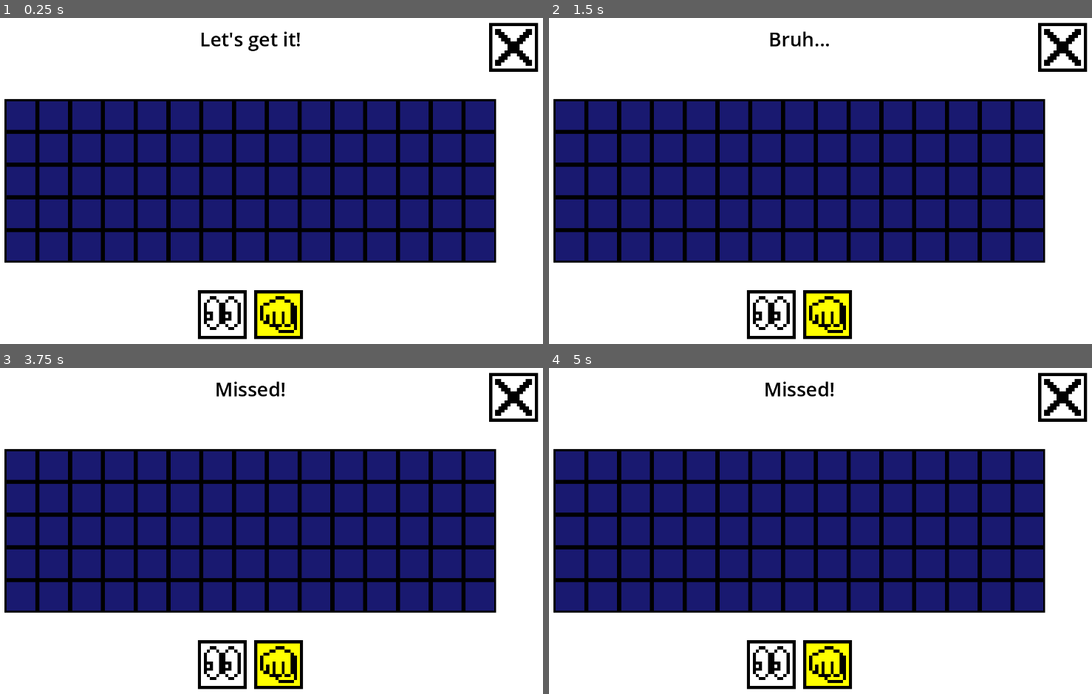
Above: before the commit, frames 1-4 (two rows, left to right).
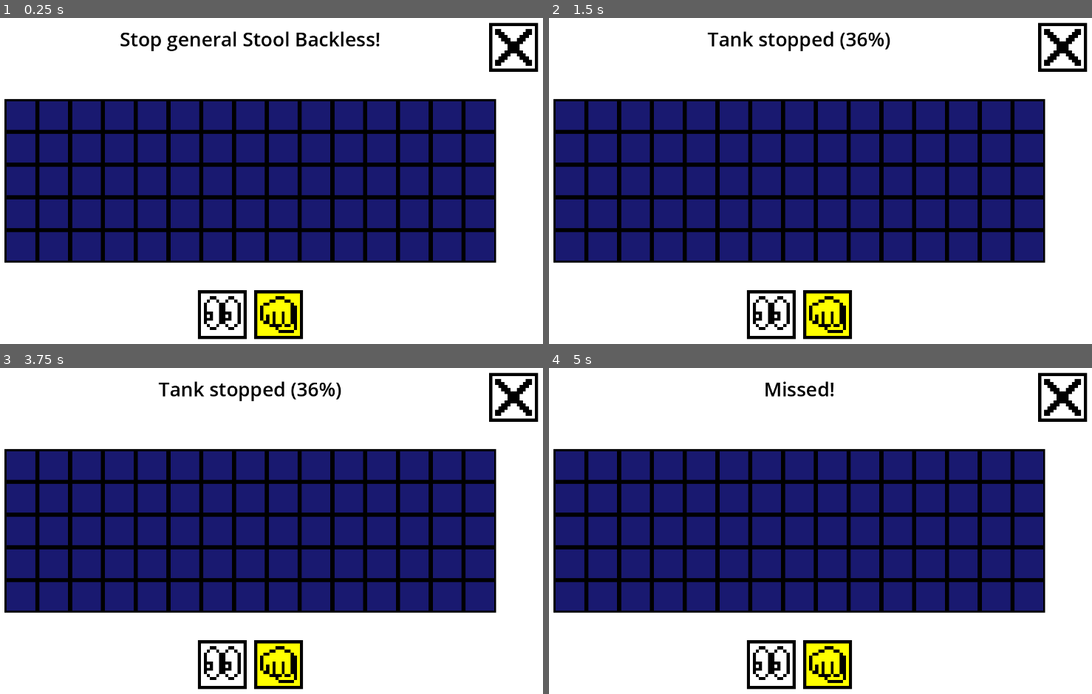
Above: after the commit, the same moments.

Repository: Zheltog/world-of-chunks
Game: Godot game, scene res://Scenes/main.tscn
Two runs of this game, one before a commit and one after it. Both use one fixed random seed, a clock stepped at 60 frames per second and the inputs below.
Inputs (mouse positions are in pixels of both pictures, inside the frame that each line leads up to):
- Up to frame 1 (0.25 s): no input
- Up to frame 2 (1.5 s): click (570, 115) at 0.52 s; click (570, 115) at 1.27 s
- Up to frame 3 (3.75 s): click (21, 465) at 2.02 s; tap Enter at 2.75 s; tap Space at 3.5 s
- Up to frame 4 (5 s): tap Enter at 4.25 s

The runs differ from the first frame. In frame 1, 1.1% of the frame differs, in the area x 22-70%, y 4-11%; in frame 2, 0.7%; in frame 3, 0.7%; in frame 4, nothing differs.

Commit message:
more dev-s for game cycle

Diff:
--- a/Scripts/EventBus.gd
+++ b/Scripts/EventBus.gd
@@ -8,3 +8,4 @@
 signal tank_stopped()
 signal tank_moved()
 signal tank_escaped()
+signal tank_damaged(remaining_hp: int)
--- a/Scripts/GameController.gd
+++ b/Scripts/GameController.gd
@@ -7,6 +7,13 @@
 @export var cells_num_ver: int
 @export var light_up_radius: int = 1
 @export var tank_stops_to_win: int = 3
+@export var tank_initial_stop_probability: int = 36
+@export var wheels_stop_probability_modifier: int = 10
+@export var body_stop_probability_modifier: int = 3
+@export var tower_stop_probability_modifier: int = 7
+@export var wheels_hit_probability: int = 50
+@export var body_hit_probability: int = 90
+@export var tower_hit_probability: int = 70
 
 
 var _field: Field
@@ -32,18 +39,26 @@
 	EventBus.tank_stopped.connect(_on_tank_stopped)
 	EventBus.tank_moved.connect(_on_tank_moved)
 	EventBus.tank_escaped.connect(_on_tank_escaped)
+	EventBus.tank_damaged.connect(_on_tank_damaged)
 
 	_field = get_node("Field")
 	_field.init(cells_num_hor, cells_num_ver)
 	_tank = Tank.new()
 	_tank.set_coordinates(cells_num_hor - 1, cells_num_ver - 1)
-	_tank.stop_probability = 25
+	_tank.stop_probability = tank_initial_stop_probability
+	_tank.wheels_stop_probability_modifier = wheels_stop_probability_modifier
+	_tank.body_stop_probability_modifier = body_stop_probability_modifier
+	_tank.tower_stop_probability_modifier = tower_stop_probability_modifier
+	_tank.wheels_hit_probability = wheels_hit_probability
+	_tank.body_hit_probability = body_hit_probability
+	_tank.tower_hit_probability = tower_hit_probability
+	_tank.init()
 	_label = get_node("Label")
 
 	_init_buttons()
 
 	_on_gun_button_pressed()
-	_print_new_message("Let's get it!")
+	_print_new_message("Stop general Stool Backless!")
 
 
 func _init_buttons():
@@ -111,6 +126,12 @@
 	_on_game_over()
 
 
+func _on_tank_damaged(remaining_hp: int):
+	if remaining_hp <= 0:
+		_print_new_message("Tank is destroyed! Victory!")
+		_on_game_over()
+
+
 func _try_light_up_cells(center: Coordinates):
 	_field.light_up_cells(center, light_up_radius)
 
--- a/Scripts/Tank.gd
+++ b/Scripts/Tank.gd
@@ -9,9 +9,15 @@
 
 var stop_probability: int
 var base_coordinates: Coordinates = Coordinates.new(0, 0)
+var wheels_stop_probability_modifier: int
+var body_stop_probability_modifier: int
+var tower_stop_probability_modifier: int
+var wheels_hit_probability: int
+var body_hit_probability: int
+var tower_hit_probability: int
 
 
-func _init():
+func init():
 	_init_tower()
 	_init_body()
 	_init_wheels()
@@ -29,7 +35,7 @@
 	var random = randi() % 100
 	var is_stop = random < stop_probability
 	if is_stop:
-		EventBus.new_message.emit("Bruh...")
+		EventBus.new_message.emit(str("Tank stopped (", stop_probability, "%)"))
 		EventBus.tank_stopped.emit()
 	else:
 		_move()
@@ -37,6 +43,12 @@
 
 func set_coordinates(x: int, y: int):
 	base_coordinates.reset(x, y)
+
+
+func on_hit(stop_probability_modifier: int):
+	stop_probability += stop_probability_modifier
+	var remaining_hp = _wheels.hp + _body.hp + _tower.hp
+	EventBus.tank_damaged.emit(remaining_hp)
 
 
 func _move():
@@ -63,8 +75,9 @@
 	_tower.relative_coordinates[3] = Coordinates.new(0, -3)
 	_tower.color = Color.YELLOW
 	_tower.parent = self
-	_tower.hp = 5
-	_tower.hit_probability = 50
+	_tower.hp = _tower.relative_coordinates.size()
+	_tower.hit_probability = tower_hit_probability
+	_tower.stop_probability_modifier = tower_stop_probability_modifier
 	_tower.part_name = "tower"
 
 
@@ -74,8 +87,9 @@
 	_body.relative_coordinates[1] = Coordinates.new(-1, -1)
 	_body.color = Color.GREEN
 	_body.parent = self
-	_body.hp = 6
-	_body.hit_probability = 75
+	_body.hp = _body.relative_coordinates.size()
+	_body.hit_probability = body_hit_probability
+	_body.stop_probability_modifier = body_stop_probability_modifier
 	_body.part_name = "body"
 
 
@@ -86,6 +100,7 @@
 	_wheels.relative_coordinates[2] = Coordinates.new(-2, 0)
 	_wheels.color = Color.RED
 	_wheels.parent = self
-	_wheels.hp = 4
-	_wheels.hit_probability = 25
+	_wheels.hp = _wheels.relative_coordinates.size()
+	_wheels.hit_probability = wheels_hit_probability
+	_wheels.stop_probability_modifier = wheels_stop_probability_modifier
 	_wheels.part_name = "wheels"
--- a/Scripts/TankPart.gd
+++ b/Scripts/TankPart.gd
@@ -8,6 +8,7 @@
 var color: Color
 var hp: int
 var hit_probability: int
+var stop_probability_modifier: int
 var part_name: String
 
 
@@ -27,6 +28,24 @@
 	_process_coordinates(color, self)
 
 
+func try_shoot():
+	if hp == 0:
+		return
+
+	var random = randi() % 100
+
+	var is_hit = random < hit_probability
+
+	if is_hit:
+		hp -= 1
+		EventBus.new_message.emit(str("Got it! Remaining ", hp, " of ", part_name))
+		parent.on_hit(stop_probability_modifier)
+		if hp == 0:
+			color = Color.DIM_GRAY
+	else:
+		EventBus.new_message.emit("Missed!")
+
+
 func _process_coordinates(_color: Color, _occupant: TankPart):
 	for coordinates in relative_coordinates:
 		var actual = _calc_actual_coordinates(coordinates)
@@ -34,16 +53,6 @@
 		EventBus.cell_occupied.emit(actual, _occupant)
 
 
-func try_shoot():
-	var random = randi() % 100
-	var is_hit = random < hit_probability
-	if is_hit:
-		hp -= 1
-		EventBus.new_message.emit(str("Got it! Remaining ", hp, " of ", part_name))
-	else:
-		EventBus.new_message.emit("Missed!")
-
-
 func _calc_actual_coordinates(relative: Coordinates) -> Coordinates:
 	var actual: Coordinates = Coordinates.new(0, 0)
 	actual.x = parent.base_coordinates.x + relative.x
